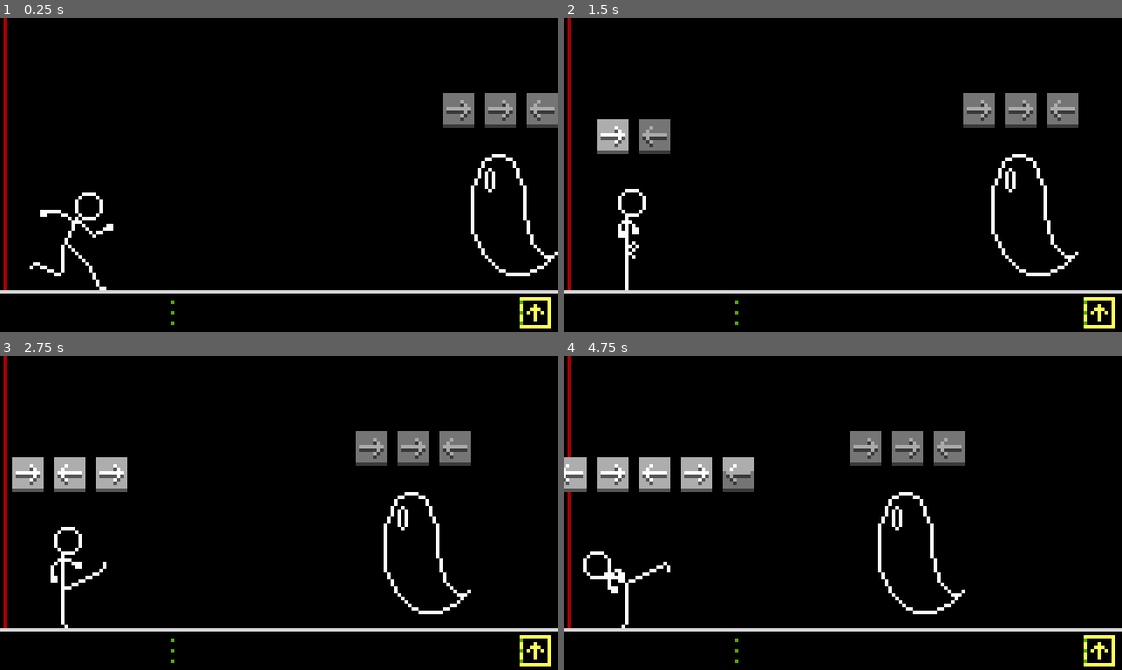
Above: before the commit, frames 1-4 (two rows, left to right).
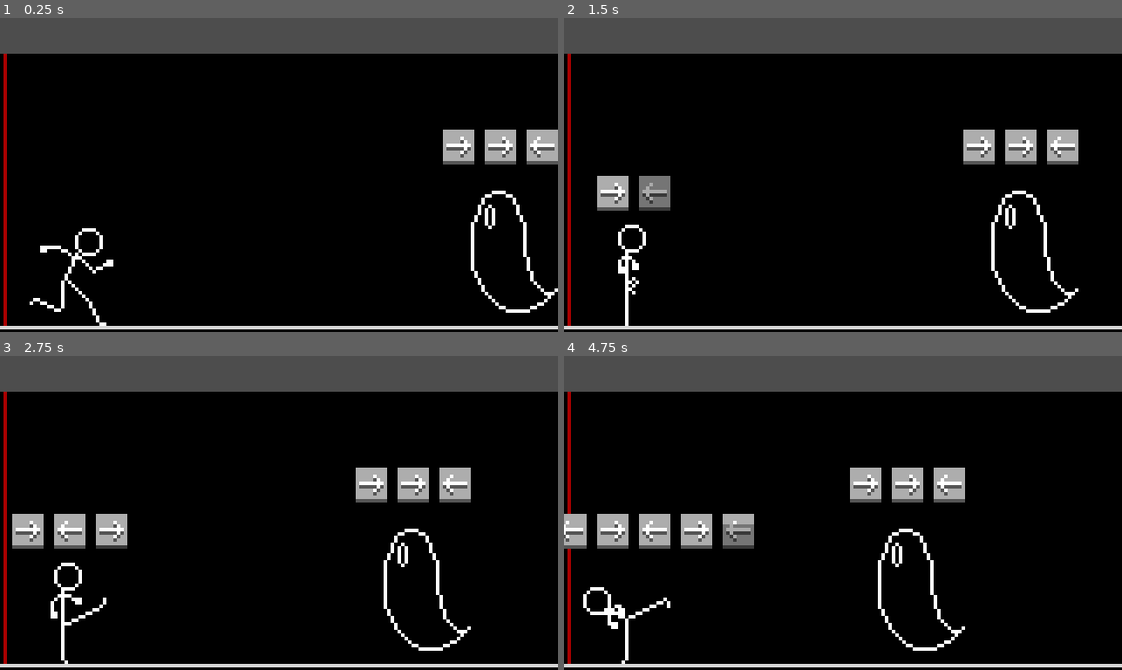
Above: after the commit, the same moments.

Repository: rocketCarlos/JumpingStickman
Game: Godot game, scene res://scenes/main.tscn
The game is run twice, just before and just after one commit, with the same random seed, the same clock (stepped at 60 frames per second) and the same inputs.
Inputs:
- Up to frame 1 (0.25 s): no input
- Up to frame 2 (1.5 s): hold Up (uppercut) 0.53-1.28 s; tap Right (front_kick) at 0.6 s; tap Space (jump) at 0.77 s; hold Down (downwards_punch) from 1.28 s (still down); tap Left (spin_kick) at 1.35 s
- Up to frame 3 (2.75 s): tap Space (jump) at 1.52 s; release Down (downwards_punch) at 2.03 s; hold Up (uppercut) from 2.03 s (still down); tap Right (front_kick) at 2.1 s
- Up to frame 4 (4.75 s): tap Left (spin_kick) at 2.85, 4.35 s; tap Space (jump) at 3.02, 3.77, 4.52 s; release Up (uppercut) at 3.53 s; hold Down (downwards_punch) from 3.53 s (still down); tap Right (front_kick) at 3.6 s

The runs differ from the first frame. In frame 1, 20% of the frame differs, in the area x 0-100%, y 0-100%; in frame 2, 22%; in frame 3, 23%; in frame 4, 26%.

Commit message:
fix some arrow issues

Diff:
--- a/scenes/main.tscn
+++ b/scenes/main.tscn
@@ -6,6 +6,7 @@
 
 [node name="Main" type="Node2D"]
 texture_filter = 3
+position = Vector2(0, 10.34)
 
 [node name="Bakcground" type="Sprite2D" parent="."]
 texture = ExtResource("1_vc7uq")
--- a/scenes/player.tscn
+++ b/scenes/player.tscn
@@ -289,6 +289,6 @@
 one_shot = true
 
 [node name="ArrowHolder" parent="." instance=ExtResource("3_aq04i")]
-position = Vector2(0, -27)
+position = Vector2(0, -21)
 
 [connection signal="timeout" from="ComboTimer" to="." method="_on_combo_timer_timeout"]
--- a/scripts/arrow.gd
+++ b/scripts/arrow.gd
@@ -21,6 +21,5 @@
 	animation = direction
 	if type == "static":
 		frame = 10
-		stop()
-	else:
-		play()
+
+	play()
--- a/scripts/arrow_holder.gd
+++ b/scripts/arrow_holder.gd
@@ -9,7 +9,8 @@
 	for arrow in arrow_array:
 		arrow.position.x = pos
 		pos += offset
-		add_child(arrow)
+		if not arrow.get_parent():
+			add_child(arrow)
 
 func clear():
 	arrow_array.clear()
--- a/scripts/player.gd
+++ b/scripts/player.gd
@@ -221,7 +221,7 @@
 		var arrow = arrow_scene.instantiate()
 		arrow.direction = get_arrow_string(current_state)
 		arrow.type = "dynamic"
-		arrow.fps = 18
+		arrow.fps = 17
 		arrow_holder.arrow_array.append(arrow)
 
 		arrow_holder.set_arrows()
Binary file changed: assets/aseprite_files/arrow.ase
